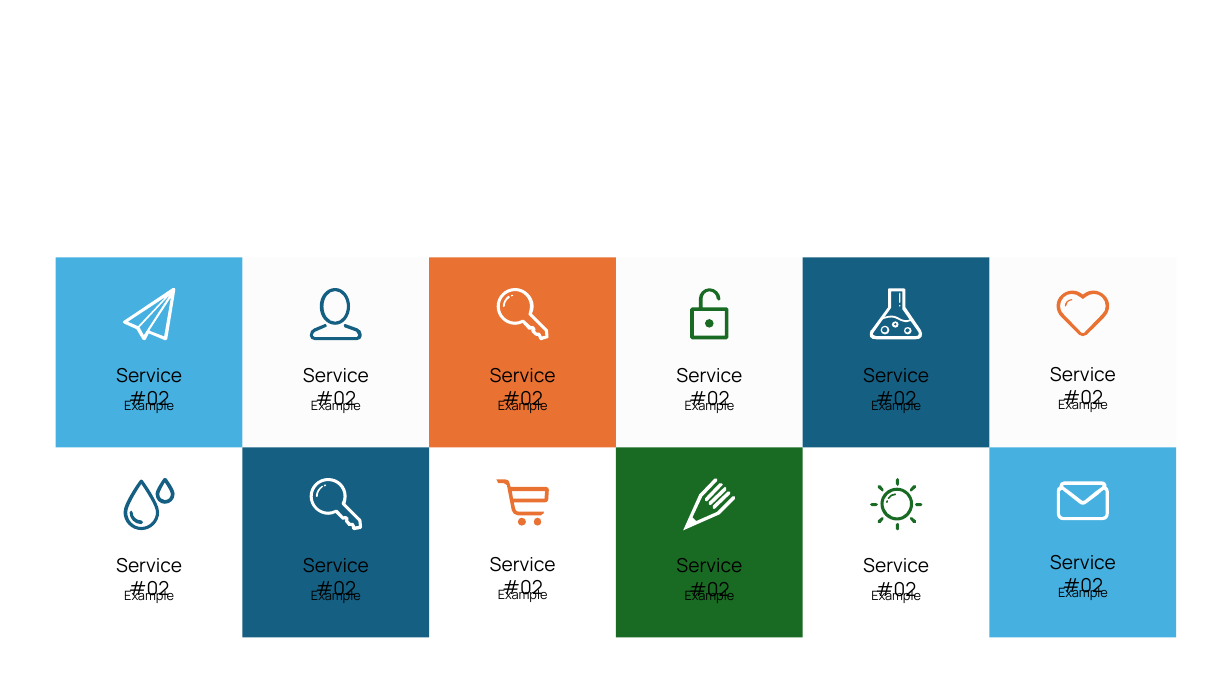
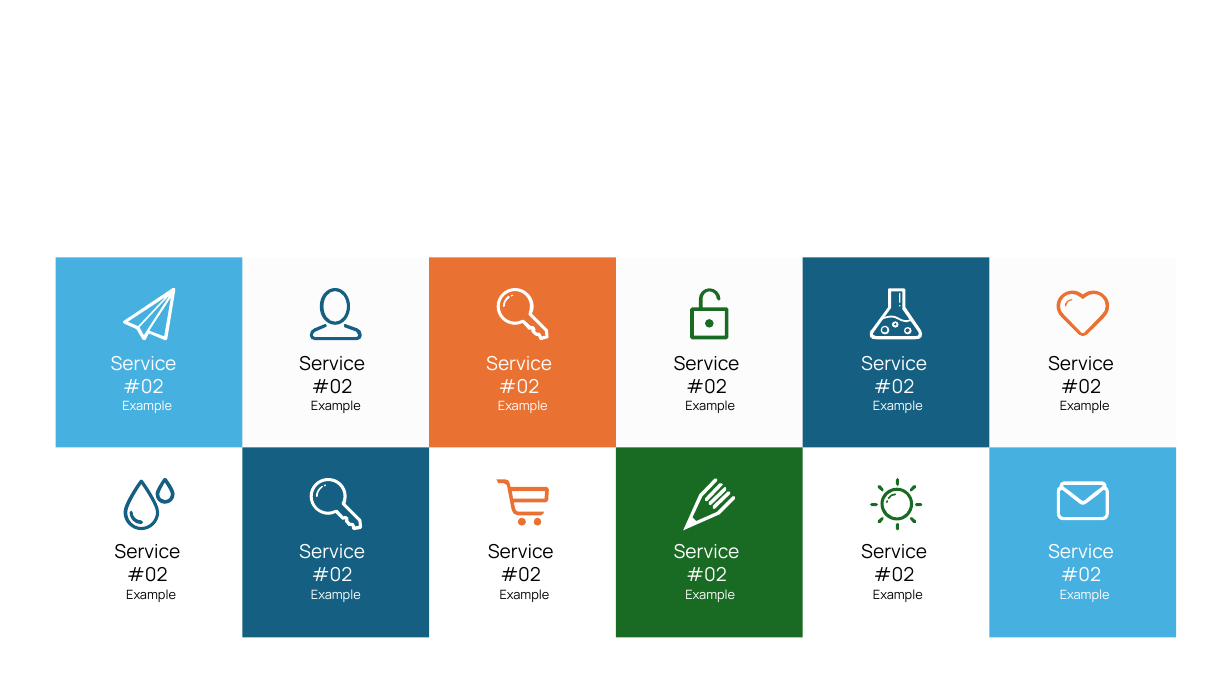
Before and after one commit to amfogelson/icon-manager-frontend, a slide deck: slide 2 of public/infographics/infographics_master.pptx. Drawn at 1232x693 pixels with LibreOffice and Linux fonts; fonts in the diff are those of the drawing. Boxes give left, top, right and bottom in pixels: in the first picture for what was removed or moved away, otherwise in the second. Text is boxed around its words. In the diff, an @@ line names an element or a change of style, - is before the commit and + after.

```diff
--- a/public/infographics/infographics_master.pptx
+++ b/public/infographics/infographics_master.pptx
@@ 5 texts: place and size @@
-5 texts at [116, 368, 742, 602]
+5 texts at [111, 356, 740, 582]
@@ text colour #000000 to #FFFFFF in 12 elements at [498, 400, 548, 413], [873, 400, 923, 413], [122, 400, 172, 413], [311, 589, 361, 602], [685, 589, 735, 602], [1060, 589, 1110, 602], [1048, 544, 1114, 582], [861, 356, 927, 394], [486, 356, 552, 394], [674, 544, 740, 582], [299, 544, 365, 582], [111, 356, 177, 394] @@
@@ text "Service #02" rewrapped from [676, 368, 742, 411] to [674, 356, 740, 394] @@
@@ 3 texts: place and size @@
-3 texts at [863, 367, 1116, 598]
+3 texts at [861, 356, 1114, 582]
@@ 3 texts: place and size @@
-3 texts at [116, 557, 929, 602]
+3 texts at [114, 544, 927, 582]
```
Also in this commit, not shown: 1 other slide changed, 33 slides added, 35 other files.
